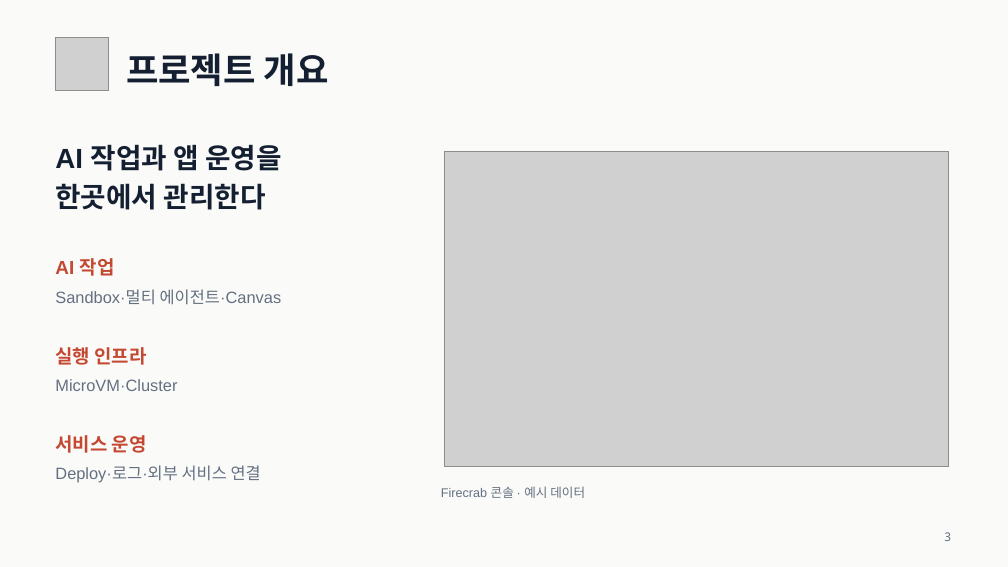
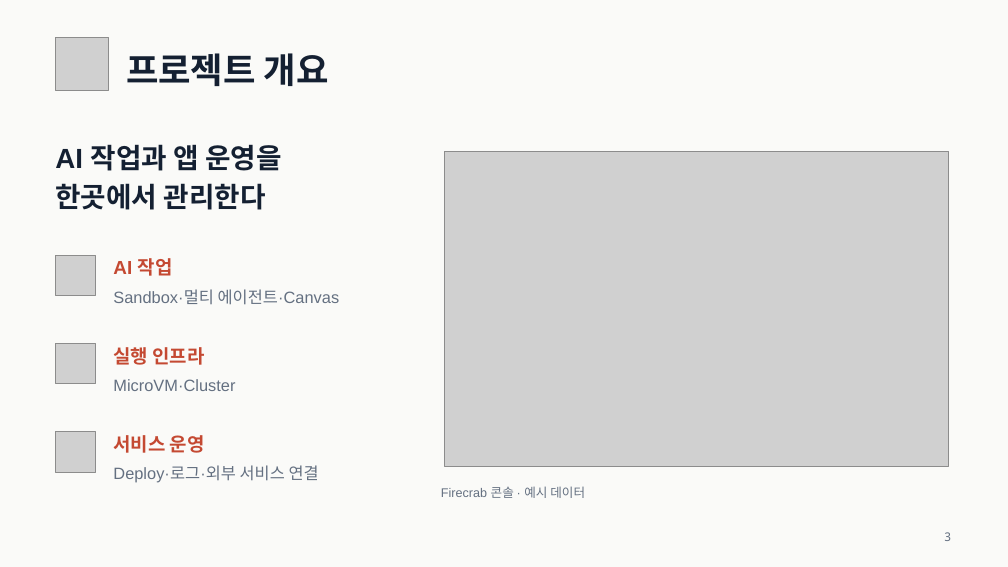
Before and after one commit to SteelCrab/Firecrab-pptx, a slide deck: slide 3 of output/Firecrab_3633_제출자료/제출파일/2026 오픈소스 개발자대회 2차 평가 발표 자료_3633_JustForFun.pptx. Drawn at 1008x567 pixels with LibreOffice and Linux fonts; fonts in the diff are those of the drawing; grey boxes stand for pictures. Boxes give left, top, right and bottom in pixels: in the first picture for what was removed or moved away, otherwise in the second. Text is boxed around its words. In the diff, an @@ line names an element or a change of style, - is before the commit and + after.

```diff
--- a/output/Firecrab_3633_제출자료/제출파일/2026 오픈소스 개발자대회 2차 평가 발표 자료_3633_JustForFun.pptx
+++ b/output/Firecrab_3633_제출자료/제출파일/2026 오픈소스 개발자대회 2차 평가 발표 자료_3633_JustForFun.pptx
@@ picture added at (56, 255, 96, 296) @@
@@ text "AI 작업": place and size @@
-text "AI 작업" at (55, 258, 115, 276)
+text "AI 작업" at (113, 258, 173, 276)
@@ text "Sandbox·멀티 에이전트·Canvas": place and size @@
-text "Sandbox·멀티 에이전트·Canvas" at (55, 289, 282, 305)
+text "Sandbox·멀티 에이전트·Canvas" at (113, 289, 340, 305)
@@ picture added at (56, 343, 96, 384) @@
@@ text "실행 인프라": place and size @@
-text "실행 인프라" at (55, 347, 147, 365)
+text "실행 인프라" at (113, 347, 205, 365)
@@ text "MicroVM·Cluster": place and size @@
-text "MicroVM·Cluster" at (55, 379, 177, 391)
+text "MicroVM·Cluster" at (113, 379, 235, 391)
@@ picture added at (56, 432, 96, 472) @@
@@ text "서비스 운영": place and size @@
-text "서비스 운영" at (55, 435, 147, 453)
+text "서비스 운영" at (113, 435, 205, 453)
@@ text "Deploy·로그·외부 서비스 연결": place and size @@
-text "Deploy·로그·외부 서비스 연결" at (55, 465, 261, 483)
+text "Deploy·로그·외부 서비스 연결" at (113, 465, 319, 483)
```
Also in this commit, not shown: 5 other slides changed, 4 slides added, 4 slides removed, 32 other files.
